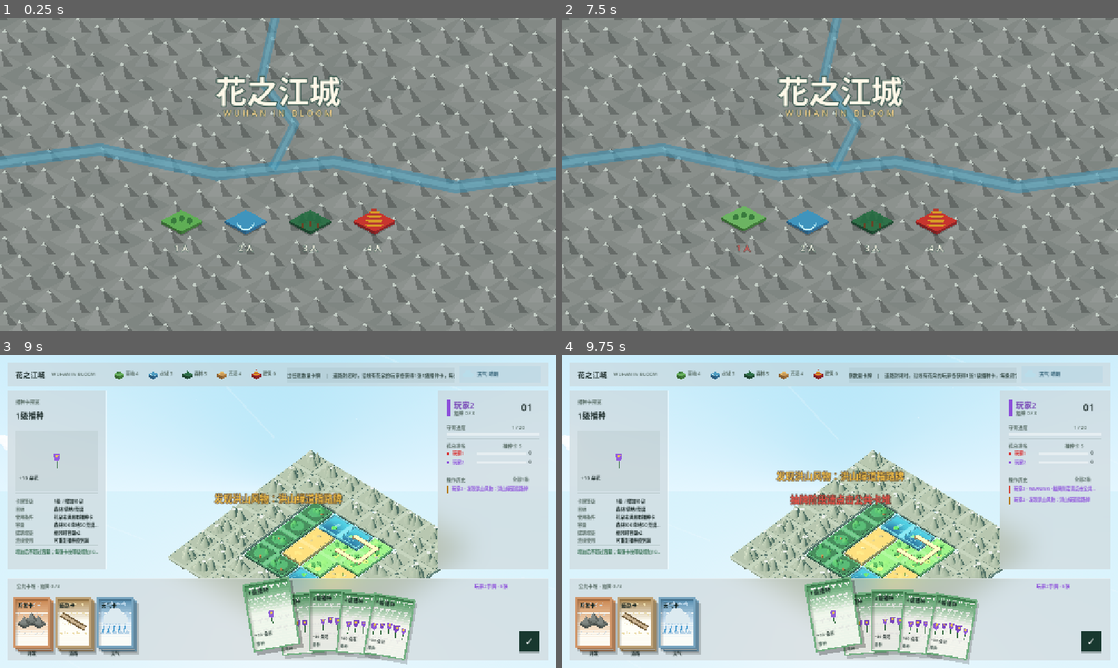
Above: before the commit, frames 1-4 (two rows, left to right).
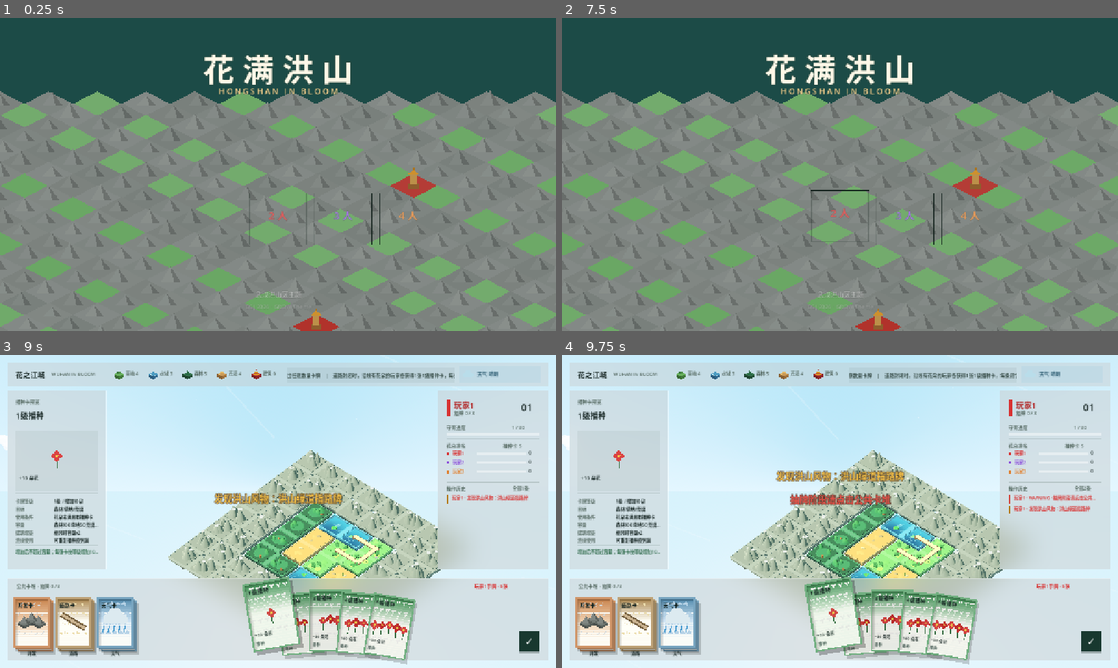
Above: after the commit, the same moments.

Repository: KurtZhang01/growcassonne
Game: Godot game, scene res://scenes/main.tscn
Same seed, same stepped clock (60 frames per second), same inputs: the game is played once before the commit and once after it.
Inputs (mouse positions are in pixels of both pictures, inside the frame that each line leads up to):
- Up to frame 1 (0.25 s): no input
- Up to frame 2 (7.5 s): tap Enter at 0.5, 5, 5.1, 6.5 s; move the mouse to (962, 158) at 0.52 s; tap 1 at 0.6 s; click (962, 158) at 0.67 s; tap Space at 0.77, 3.77, 4.25, 5.75, 6.77, 7.25 s; drag from (728, 190) to (812, 237) at 1.27 s; move the mouse to (895, 105) at 2.02 s; tap 3 at 2.1 s; click (895, 105) at 2.17 s; drag from (812, 237) to (673, 127) at 2.77 s; move the mouse to (1006, 221) at 3.52 s; tap R at 3.6 s; click (1006, 221) at 3.67 s; drag from (673, 127) to (756, 96) at 4.27 s; move the mouse to (867, 174) at 5.02 s; click (867, 174) at 5.17 s; drag from (756, 96) to (728, 190) at 5.77 s; move the mouse to (962, 158) at 6.52 s; tap Q at 6.6 s; click (962, 158) at 6.67 s; drag from (728, 190) to (812, 237) at 7.27 s
- Up to frame 3 (9 s): move the mouse to (333, 442) at 8.02 s; tap C at 8.1 s; click (333, 442) at 8.17 s; drag from (250, 574) to (111, 464) at 8.77 s
- Up to frame 4 (9.75 s): move the mouse to (1006, 558) at 9.52 s; tap 2 at 9.6 s; click (1006, 558) at 9.67 s

The runs differ from the first frame. In frame 1, 50% of the frame differs, in the area x 0-100%, y 0-100%; in frame 2, 50%; in frame 3, 1.1%; in frame 4, 1.4%.

Commit message:
Implement title screen: water GGJ2026 text, hongshan buildings, 花满洪山, 3 player buttons

Diff:
--- a/scripts/main3d.gd
+++ b/scripts/main3d.gd
@@ -3232,15 +3232,15 @@
 			var vp = get_viewport().get_visible_rect().size / _ui_scale(get_viewport().get_visible_rect().size)
 			var pointer = _ui_point(event.position)
 			title_hovered_player = -1
-			for index in 4:
+			for index in 3:
 				if _title_player_button_rect(index, vp).has_point(pointer): title_hovered_player = index; break
 			ui_ctrl.queue_redraw()
 		if event is InputEventMouseButton and event.pressed and event.button_index == MOUSE_BUTTON_LEFT:
 			var vp = get_viewport().get_visible_rect().size / _ui_scale(get_viewport().get_visible_rect().size)
 			var ui_pointer = _ui_point(event.position)
-			for index in 4:
+			for index in 3:
 				if _title_player_button_rect(index, vp).has_point(ui_pointer):
-					player_count = index + 1; state = S.PLAY_CARDS; _start_game(); return
+					player_count = index + 2; state = S.PLAY_CARDS; _start_game(); return
 		return
 
 	# The history panel owns the wheel while hovered; elsewhere it controls zoom.
@@ -4254,15 +4254,20 @@
 					ui_ctrl.draw_circle(p + Vector2(4, 0.5), 2.5, pattern_color)
 
 func _draw_title(vp: Vector2, font: Font):
-	_draw_title_mountain_field(vp)
-	_draw_wuhan_river_lines(vp)
+	_draw_title_water_field(vp)
 	ui_ctrl.draw_rect(Rect2(0, 0, vp.x, vp.y), Color(0.05, 0.10, 0.09, 0.12), true)
 
-	_draw_centered_outlined_text("花之江城", Vector2(vp.x * 0.5, vp.y * 0.22), font, 72, Color("#fff8e8"), Color("#254940"), 8)
-	_draw_centered_outlined_text("W U H A N   I N   B L O O M", Vector2(vp.x * 0.5, vp.y * 0.22 + 57), font, 20, Color("#f3cf8d"), Color("#254940"), 4)
-
-	for index in 4:
-		_draw_title_player_tile(index, _title_player_button_rect(index, vp), font)
+	# 标题（上部）
+	_draw_centered_outlined_text("花 满 洪 山", Vector2(vp.x * 0.5, vp.y * 0.15), font, 72, Color("#fff8e8"), Color("#254940"), 8)
+	_draw_centered_outlined_text("H O N G S H A N   I N   B L O O M", Vector2(vp.x * 0.5, vp.y * 0.15 + 57), font, 18, Color("#f3cf8d"), Color("#254940"), 4)
+
+	# 玩家选择（中下部）
+	for index in 3:
+		_draw_title_player_button(index, _title_player_button_rect(index + 1, vp), font)
+
+	# 底部说明
+	_draw_centered_outlined_text("武汉洪山区主题", Vector2(vp.x * 0.5, vp.y * 0.88), font, 15, Color(1, 1, 1, 0.45), Color(0, 0, 0, 0.3), 3)
+	_draw_centered_outlined_text("GGJ 2026 · GROW Theme", Vector2(vp.x * 0.5, vp.y * 0.92), font, 13, Color(1, 1, 1, 0.3), Color(0, 0, 0, 0.2), 2)
 
 func _draw_centered_outlined_text(value: String, center: Vector2, font: Font, size: int, color: Color, outline: Color, outline_size: int):
 	var text_size = font.get_string_size(value, HORIZONTAL_ALIGNMENT_LEFT, -1, size)
@@ -4270,28 +4275,88 @@
 	ui_ctrl.draw_string_outline(font, baseline, value, HORIZONTAL_ALIGNMENT_LEFT, -1, size, outline_size, outline)
 	ui_ctrl.draw_string(font, baseline, value, HORIZONTAL_ALIGNMENT_LEFT, -1, size, color)
 
-func _draw_title_mountain_field(vp: Vector2):
-	ui_ctrl.draw_rect(Rect2(Vector2.ZERO, vp), Color("#9fc9bd"), true)
+func _draw_title_water_field(vp: Vector2):
+	# 背景色
+	ui_ctrl.draw_rect(Rect2(Vector2.ZERO, vp), Color("#1e524e"), true)
 	var tile_w = 112.0; var tile_h = 54.0
+	var text_cells = _ggj2026_cells()
+	var building_cells = _title_building_cells()
 	var rows = ceili(vp.y / (tile_h * 0.5)) + 3
 	var columns = ceili(vp.x / tile_w) + 3
+	# 网格偏移，让文字区域在屏幕中下部
+	var y_offset = vp.y * 0.35
 	for row in rows:
 		for column in columns:
-			var center = Vector2((column - 1) * tile_w + (row % 2) * tile_w * 0.5, row * tile_h * 0.5 - tile_h)
-			var shade = float(posmod(row * 7 + column * 11, 5)) * 0.025
-			var top_color = TERRAIN_TOP[T_MOUNTAIN].lightened(0.20 + shade)
-			_draw_iso_tile(center, top_color, TERRAIN_MID[T_MOUNTAIN].lightened(0.08 + shade), tile_w * 0.5)
-			var peak_height = 24.0 + float(posmod(row * 13 + column * 5, 4)) * 5.0
-			var peak_x = center.x + float(posmod(row + column, 3) - 1) * 11.0
-			ui_ctrl.draw_colored_polygon(PackedVector2Array([
-				Vector2(peak_x - 28, center.y + 5), Vector2(peak_x, center.y - peak_height), Vector2(peak_x + 9, center.y + 5)
-			]), top_color.lightened(0.08))
-			ui_ctrl.draw_colored_polygon(PackedVector2Array([
-				Vector2(peak_x, center.y - peak_height), Vector2(peak_x + 30, center.y + 5), Vector2(peak_x + 9, center.y + 5)
-			]), top_color.darkened(0.22))
-			ui_ctrl.draw_colored_polygon(PackedVector2Array([
-				Vector2(peak_x - 6, center.y - peak_height + 7), Vector2(peak_x, center.y - peak_height), Vector2(peak_x + 6, center.y - peak_height + 9)
-			]), Color("#dce5dd"))
+			var center = Vector2((column - 1) * tile_w + (row % 2) * tile_w * 0.5, row * tile_h * 0.5 - tile_h + y_offset)
+			var grid_x = column - 1; var grid_y = row - 1
+			var shade = float(posmod(row * 7 + column * 11, 5)) * 0.02
+			# 判断地块类型
+			if building_cells.has(Vector2i(grid_x, grid_y)):
+				# 建筑地块
+				var top_color = TERRAIN_TOP[T_BUILDING].lightened(shade)
+				_draw_iso_tile(center, top_color, TERRAIN_MID[T_BUILDING].lightened(shade), tile_w * 0.5)
+				_draw_title_building_sprite(center)
+			elif text_cells.has(Vector2i(grid_x, grid_y)):
+				# 水域（拼字）
+				var top_color = TERRAIN_TOP[T_WATER].lightened(shade)
+				_draw_iso_tile(center, top_color, TERRAIN_MID[T_WATER].lightened(shade), tile_w * 0.5)
+				# 水面涟漪装饰
+				ui_ctrl.draw_circle(center + Vector2(randf_range(-8, 8), randf_range(-4, 4)), randf_range(3, 6), Color(0.6, 0.85, 1.0, 0.25))
+			else:
+				# 山体/草地背景
+				var is_grass = posmod(grid_x * 7 + grid_y * 13, 11) < 2
+				var terr = T_GRASS if is_grass else T_MOUNTAIN
+				var top_color = TERRAIN_TOP[terr].lightened(0.15 + shade)
+				_draw_iso_tile(center, top_color, TERRAIN_MID[terr].lightened(0.05 + shade), tile_w * 0.5)
+				if terr == T_MOUNTAIN:
+					var peak_height = 20.0 + float(posmod(row * 13 + column * 5, 4)) * 4.0
+					var peak_x = center.x + float(posmod(row + column, 3) - 1) * 8.0
+					ui_ctrl.draw_colored_polygon(PackedVector2Array([
+						Vector2(peak_x - 22, center.y + 4), Vector2(peak_x, center.y - peak_height), Vector2(peak_x + 8, center.y + 4)
+					]), top_color.lightened(0.06))
+					ui_ctrl.draw_colored_polygon(PackedVector2Array([
+						Vector2(peak_x, center.y - peak_height), Vector2(peak_x + 24, center.y + 4), Vector2(peak_x + 8, center.y + 4)
+					]), top_color.darkened(0.18))
+
+func _ggj2026_cells() -> Dictionary:
+	# 5×7像素字体定义
+	var font_data = {
+		"G": [[0,1,1,1,0],[1,0,0,0,0],[1,0,1,1,0],[1,0,0,1,0],[1,0,0,1,0],[1,0,0,1,0],[0,1,1,1,0]],
+		"J": [[0,0,0,1,0],[0,0,0,1,0],[0,0,0,1,0],[0,0,0,1,0],[0,0,0,1,0],[1,0,0,1,0],[0,1,1,0,0]],
+		"2": [[0,1,1,0,0],[1,0,0,1,0],[0,0,0,1,0],[0,0,1,0,0],[0,1,0,0,0],[1,0,0,0,0],[1,1,1,1,0]],
+		"0": [[0,1,1,0,0],[1,0,0,1,0],[1,0,0,1,0],[1,0,0,1,0],[1,0,0,1,0],[1,0,0,1,0],[0,1,1,0,0]],
+		"6": [[0,1,1,0,0],[1,0,0,1,0],[1,0,0,0,0],[1,1,1,0,0],[1,0,0,1,0],[1,0,0,1,0],[0,1,1,0,0]]
+	}
+	var cells := {}
+	var text = "GGJ2026"
+	var ox = 12; var oy = 10  # 在网格中的起始位置（中下部）
+	for ch_idx in text.length():
+		var ch = text[ch_idx]
+		if not font_data.has(ch): ox += 6; continue
+		var glyph: Array = font_data[ch]
+		for r in glyph.size():
+			for c in glyph[r].size():
+				if glyph[r][c] == 1:
+					cells[Vector2i(ox + c, oy + r)] = true
+		ox += 6
+	return cells
+
+func _title_building_cells() -> Array:
+	# 建筑放在文字周围的空位
+	return [Vector2i(8, 6), Vector2i(42, 7), Vector2i(6, 18), Vector2i(44, 17), Vector2i(26, 8)]
+
+func _draw_title_building_sprite(center: Vector2):
+	# 简化建筑模型（用几个色块表示）
+	# 基座
+	ui_ctrl.draw_rect(Rect2(center.x - 12, center.y - 6, 24, 12), Color("#a06830"), true)
+	# 主体
+	ui_ctrl.draw_rect(Rect2(center.x - 8, center.y - 28, 16, 24), Color("#d4a050"), true)
+	# 屋顶
+	ui_ctrl.draw_colored_polygon(PackedVector2Array([
+		Vector2(center.x - 14, center.y - 26), Vector2(center.x, center.y - 38), Vector2(center.x + 14, center.y - 26)
+	]), Color("#e8a030"))
+	# 塔尖
+	ui_ctrl.draw_rect(Rect2(center.x - 2, center.y - 42, 4, 6), Color("#c08020"), true)
 
 func _draw_wuhan_river_lines(vp: Vector2):
 	var yangtze = PackedVector2Array([
@@ -4307,10 +4372,22 @@
 	ui_ctrl.draw_polyline(han, Color(0.56, 0.84, 0.91, 0.34), 8.0, true)
 
 func _title_player_button_rect(index: int, vp: Vector2) -> Rect2:
-	var gap = 16.0
-	var tile_width = minf(132.0, maxf(68.0, (vp.x - 64.0 - gap * 3.0) / 4.0))
-	var total_width = tile_width * 4.0 + gap * 3.0
-	return Rect2(vp.x * 0.5 - total_width * 0.5 + index * (tile_width + gap), vp.y * 0.59, tile_width, 118.0)
+	var gap = 18.0
+	var tile_width = minf(132.0, maxf(68.0, (vp.x - 64.0 - gap * 2.0) / 3.0))
+	var total_width = tile_width * 3.0 + gap * 2.0
+	return Rect2(vp.x * 0.5 - total_width * 0.5 + index * (tile_width + gap), vp.y * 0.56, tile_width, 118.0)
+
+func _draw_title_player_button(index: int, rect: Rect2, font: Font):
+	var player_count = index + 2  # 2, 3, 4
+	var color = PLAYER_COLORS[index]
+	var hovered = index == title_hovered_player
+	var y_off = -6.0 if hovered else 0.0
+	# 按钮背景
+	ui_ctrl.draw_rect(Rect2(rect.position + Vector2(0, y_off), rect.size), Color(0.04, 0.10, 0.08, 0.88), 0, true, 4.0)
+	# 底部彩色条
+	ui_ctrl.draw_rect(Rect2(rect.position.x, rect.position.y + rect.size.y - 5 + y_off, rect.size.x, 5), color, 0, false)
+	# 文字
+	_draw_centered_outlined_text("%d 人" % player_count, rect.position + Vector2(rect.size.x * 0.5, rect.size.y * 0.4 + y_off), font, 24, color.lightened(0.2), Color(0, 0, 0, 0.3), 3)
 
 func _draw_title_player_tile(index: int, rect: Rect2, font: Font):
 	var terrain = [T_GRASS, T_WATER, T_FOREST, T_BUILDING][index]
Not shown, changed: title_mockup.html
